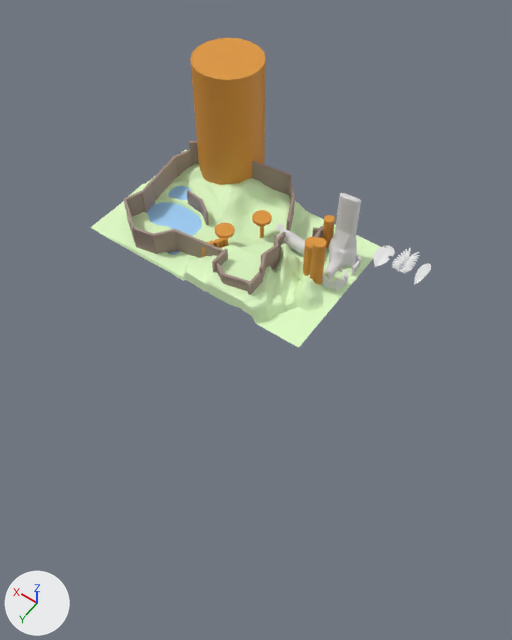
Renders of the FBX model Assets/Environment/Art/Models/NIVEL.fbx from each side of a commit.
The view is the same before and after, from a 50 mm lens placed at (-544.0, 732.0, 973.0), pointed at (266.0, -403.0, -810.0). Arrows for +X, +Y and +Z are at lower left; the lights stay in place. Where no turn or scale is listed for an object, it has been applied to the vertices.

Objects in the first picture: 'ArbolCasa', 'Arbol_1', 'Arbol_2', 'Arbol_3', 'Arbol__1__1', 'Arbol__2_', 'Arbol__2__1', 'Arbol__2__2', 'Arbol__3__1', 'Arbol__3__2', 'Arbol__4_', 'Arbol__4__1', 'Arbol__5__1', 'Arbol__6_', 'Muro__13_', 'Plane', 'default'.
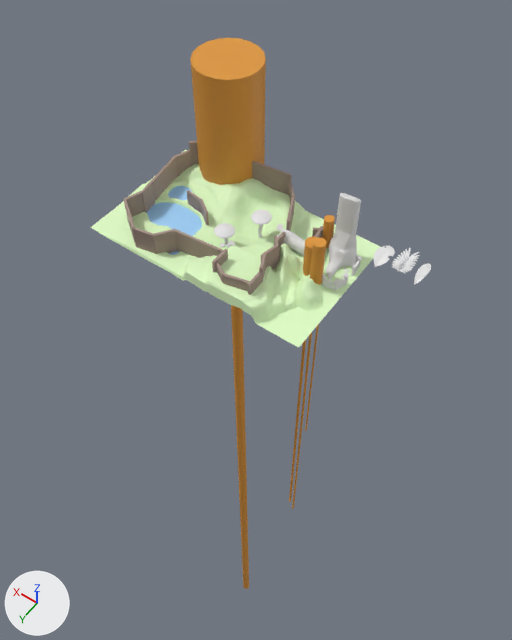
Commit message: Commit 2 He añadido las dos setas grandes y unas rocas hexagonales

Patch to the scene script:
```diff
--- a/Assets/Environment/Art/Models/NIVEL.fbx.py
+++ b/Assets/Environment/Art/Models/NIVEL.fbx.py
@@ me_scene_001 @@
 me_scene_001.from_pydata(...)  # 42 vertices, 80 faces; spans x -50.0..50.0, y -100.0..100.0, z -50.0..50.0
 # used by ob_arbol__6; location = (-111.0, -102.0, 37.0); rotation_euler = (1.571, 0.0, 0.0), in degrees (90, 0, 0); scale = (0.195, 0.42, 0.195)
+# me_scene_001 part 2: a new loose piece, a 20-sided cylinder along y spanning x -13.0..9.0, y -1727.0..-65.0, z -12.0..10.0, in mat_new_material_1 (orange #df9737)
 me_scene_001.materials.append(mat_new_material_1)
@@ me_scene_002 @@
 me_scene_002.from_pydata(...)  # 2314 vertices, 4458 faces; spans x -568.0..-95.0, y -268.0..16.0, z 0.0..56.0
+# me_scene_002 part 1: edges marked sharp go from 5997 to 5986
 me_scene_002.materials.append(mat_new_material_3)
@@ ob_arbol_2 @@
-ob_arbol_2 = bpy.data.objects.new('Arbol_2', me_scene_001)
@@ ob_arbol__2__1 @@
-ob_arbol__2__1 = bpy.data.objects.new('Arbol__2__1', me_scene_001)
@@ ob_cube_008 @@
-ob_cube_008 = bpy.data.objects.new('Cube.008', me_cube_023)
@@ ob_arbol__4__1 @@
-ob_arbol__4__1 = bpy.data.objects.new('Arbol__4__1', me_scene_001)
@@ ob_arbol_3 @@
-ob_arbol_3 = bpy.data.objects.new('Arbol_3', me_scene_001)
@@ ob_arbol__2__2 @@
-ob_arbol__2__2 = bpy.data.objects.new('Arbol__2__2', me_scene_001)
@@ ob_arbol__1__1 @@
-ob_arbol__1__1 = bpy.data.objects.new('Arbol__1__1', me_scene_001)
@@ ob_arbol__3__2 @@
-ob_arbol__3__2 = bpy.data.objects.new('Arbol__3__2', me_scene_001)
@@ ob_cylinder_009 @@
+ob_cylinder_009 = bpy.data.objects.new('Cylinder.009', me_cylinder_010)  # a 6-sided cylinder along z spanning x -0.87..0.87, y -1.0..1.0, z -1.0..1.0
+ob_cylinder_009.location = (7.0, 29.0, 27.0)
+ob_cylinder_009.rotation_euler = (0.0, 0.0, -0.248)  # degrees (0, 0, -14)
+ob_cylinder_009.scale = (-2.75, -3.07, -25.3)
@@ ob_cylinder_011 @@
+ob_cylinder_011 = bpy.data.objects.new('Cylinder.011', me_cylinder_010.copy())
+ob_cylinder_011.location = (13.0, 35.0, 29.0)
+ob_cylinder_011.rotation_euler = (0.0, 0.0, -0.0802)  # degrees (0, 0, -4.6)
+ob_cylinder_011.scale = (-3.08, -3.1, -25.3)
@@ ob_cylinder_005 @@
+ob_cylinder_005 = bpy.data.objects.new('Cylinder.005', me_cylinder_011)  # a 6-sided cylinder along z spanning x -0.87..0.87, y -1.0..1.0, z -1.0..1.0; a 6-sided cylinder along z spanning x -0.3..1.25, y 0.48..2.01, z -0.8..0.8; a 6-sided cylinder along z spanning x -1.41..-0.14, y 0.35..1.67, z -0.88..0.47
+ob_cylinder_005.location = (16.0, 34.0, 18.0)
+ob_cylinder_005.rotation_euler = (0.0, 0.0, 0.976)  # degrees (0, 0, 56)
+ob_cylinder_005.scale = (-4.03, -4.03, -32.0)
@@ ob_cylinder_004 @@
+ob_cylinder_004 = bpy.data.objects.new('Cylinder.004', me_mesh_005)  # 2114 vertices, 2112 faces; spans x -5.9..4.5, y -3.8..6.6, z 17.2..79.7
+ob_cylinder_004.location = (35.0, 16.0, -16.0)
@@ ob_cylinder_002 @@
+ob_cylinder_002 = bpy.data.objects.new('Cylinder.002', me_mesh_003)  # 2626 vertices, 2624 faces; spans x -19.0..19.0, y -19.0..18.9, z -3.4..3.9
+ob_cylinder_002.location = (0.0, -48.0, 65.0)
@@ ob_cylinder_006 @@
+ob_cylinder_006 = bpy.data.objects.new('Cylinder.006', me_cylinder_011.copy())
+ob_cylinder_006.location = (13.0, 28.0, 22.0)
+ob_cylinder_006.rotation_euler = (0.0, 0.0, 0.286)  # degrees (0, 0, 16)
+ob_cylinder_006.scale = (-4.03, -4.03, -32.0)
@@ ob_cylinder_007 @@
+ob_cylinder_007 = bpy.data.objects.new('Cylinder.007', me_cylinder_010.copy())
+ob_cylinder_007.location = (10.0, 39.0, 31.0)
+ob_cylinder_007.rotation_euler = (0.0, 0.0, -0.248)  # degrees (0, 0, -14)
+ob_cylinder_007.scale = (-2.34, -2.61, -21.5)
@@ ob_cylinder_008 @@
+ob_cylinder_008 = bpy.data.objects.new('Cylinder.008', me_cylinder_010.copy())
+ob_cylinder_008.location = (10.0, 32.0, 31.0)
+ob_cylinder_008.rotation_euler = (0.0, 0.0, -0.248)  # degrees (0, 0, -14)
+ob_cylinder_008.scale = (-2.34, -2.61, -21.5)
@@ ob_cylinder_001 @@
+ob_cylinder_001 = bpy.data.objects.new('Cylinder.001', me_mesh)  # 2114 vertices, 2112 faces; spans x -3.6..6.6, y -5.5..5.0, z 17.2..79.7
+ob_cylinder_001.location = (0.0, -48.0, -13.0)
@@ ob_cylinder_010 @@
+ob_cylinder_010 = bpy.data.objects.new('Cylinder.010', me_cylinder_011.copy())
+ob_cylinder_010.location = (21.0, 43.0, 22.0)
+ob_cylinder_010.rotation_euler = (0.0, 0.0, -0.045)  # degrees (0, 0, -2.6)
+ob_cylinder_010.scale = (-4.03, -4.03, -32.0)
@@ ob_cylinder_003 @@
+ob_cylinder_003 = bpy.data.objects.new('Cylinder.003', me_mesh_004)  # 2626 vertices, 2624 faces; spans x -18.9..19.0, y -18.9..19.0, z -3.4..3.9
+ob_cylinder_003.location = (36.0, 17.0, 62.0)
```

Pixel boxes (x1, y1, x2, y2) of what changed, in the pictures (512 x 640 px):
'Arbol_1', reshaped
    before: (190, 38, 266, 185)
    after: (190, 38, 266, 589)
'Arbol__2_', reshaped
    before: (310, 237, 327, 285)
    after: (292, 237, 327, 509)
'Arbol__4_', reshaped
    before: (303, 237, 317, 276)
    after: (289, 237, 317, 502)
'Arbol__6_', reshaped
    before: (322, 215, 335, 249)
    after: (305, 215, 335, 431)
'Arbol__3__2', deleted
    before: (215, 222, 235, 238)
'Cylinder.003', added
    after: (214, 223, 235, 239)
'Arbol__2__2', deleted
    before: (252, 210, 272, 226)
'Cylinder.002', added
    after: (251, 210, 272, 225)
'Arbol_3', deleted
    before: (260, 226, 264, 238)
'Cylinder.001', added
    after: (258, 225, 263, 238)
'Arbol__1__1', deleted
    before: (218, 238, 224, 248)
'Arbol_2', deleted
    before: (223, 237, 228, 247)
'Arbol__2__1', deleted
    before: (214, 239, 219, 248)
'Arbol__5__1', no longer drawn
    before: (202, 247, 205, 257)
'Cylinder.010', added
    after: (220, 243, 226, 248)
'Arbol__4__1', deleted
    before: (209, 241, 214, 246)
'Cylinder.004', added
    after: (224, 238, 228, 245)
'Cylinder.006', added
    after: (229, 241, 235, 244)
part 1 of me_scene_002, shading changed
    both: (91, 150, 380, 348)
part 2 of me_scene_001, added
    after: (231, 305, 319, 589)
